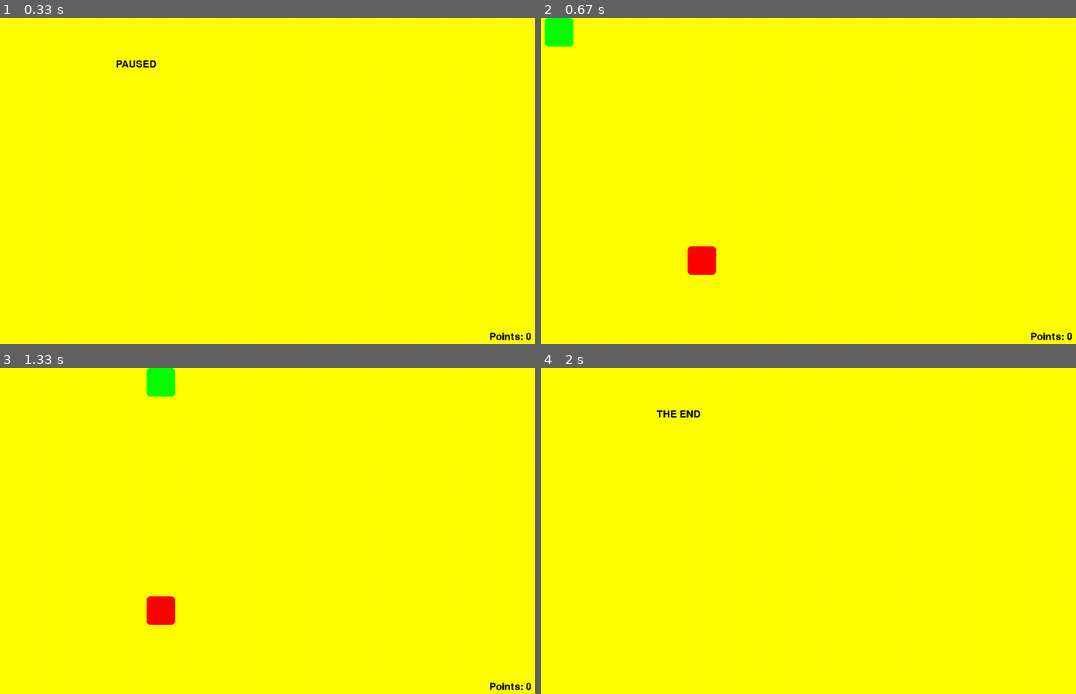
Above: before the commit, frames 1-4 (two rows, left to right).
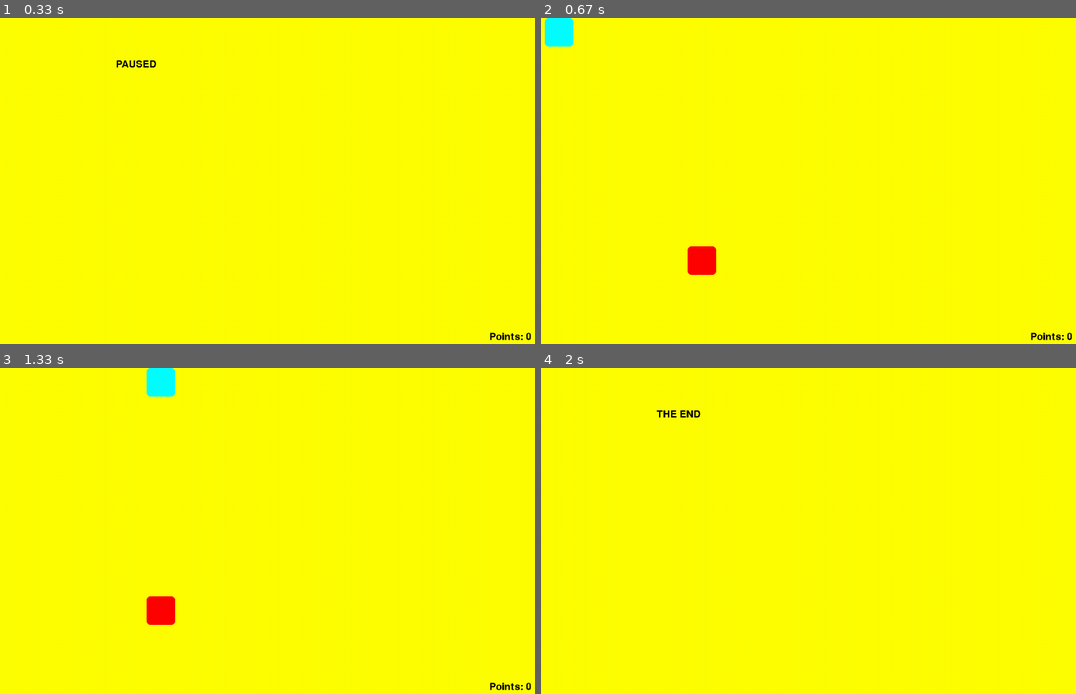
Above: after the commit, the same moments.

Repository: VoiciehBy/River-Snake
Game: pygame game, started from src/main.py
The game is run twice, just before and just after one commit, with the same random seed, the same clock (stepped at 60 frames per second) and the same inputs.
Inputs:
- Up to frame 1 (0.33 s): no input
- Up to frame 2 (0.67 s): tap Enter at 0.33 s
- Up to frame 3 (1.33 s): tap Space at 0.67 s
- Up to frame 4 (2 s): hold Up from 1.6 s (still down)

Frame 1 is identical in both runs. In frame 2, 0.5% of the frame differs, in the area x 0-7%, y 0-9%; in frame 3, 0.5%; in frame 4, nothing differs.

Commit message:
Refactoring...

Diff:
--- a/src/Cell.py
+++ b/src/Cell.py
@@ -13,6 +13,8 @@
         self.cell_type = cell_type
         if self.cell_type == CellType.SNAKE:
             self.color = Color("green")
+        elif self.cell_type == CellType.SNAKE_HEAD:
+            self.color = Color("cyan")
         elif self.cell_type == CellType.FOOD:
             self.color = Color("red")
         else:
@@ -22,8 +24,12 @@
 
     def update(self):
         self.rect = Rect(side * self.x, side * self.y, side, side)
+        if self.cell_type == CellType.NONE:
+            self.color = clearColor
         if self.cell_type == CellType.SNAKE:
             self.color = Color("green")
+        elif self.cell_type == CellType.SNAKE_HEAD:
+            self.color = Color("cyan")
         elif self.cell_type == CellType.FOOD:
             self.color = Color("red")
         else:
--- a/src/CellType.py
+++ b/src/CellType.py
@@ -2,6 +2,7 @@
 
 
 class CellType(Enum):
-    NONE = 0,
-    SNAKE = 1,
-    FOOD = 2
+    NONE = 1,
+    SNAKE = 2,
+    SNAKE_HEAD = 4,
+    FOOD = 3
--- a/src/Snake.py
+++ b/src/Snake.py
@@ -20,7 +20,7 @@
         tail: Cell = self.segments.pop()
         tail.cell_type = CellType.NONE
         self.head = cell
-        self.head.set_type(CellType.SNAKE)
+        self.head.set_type(CellType.SNAKE_HEAD)
         self.segments.insert(0, self.head)
 
     def eat(self):
